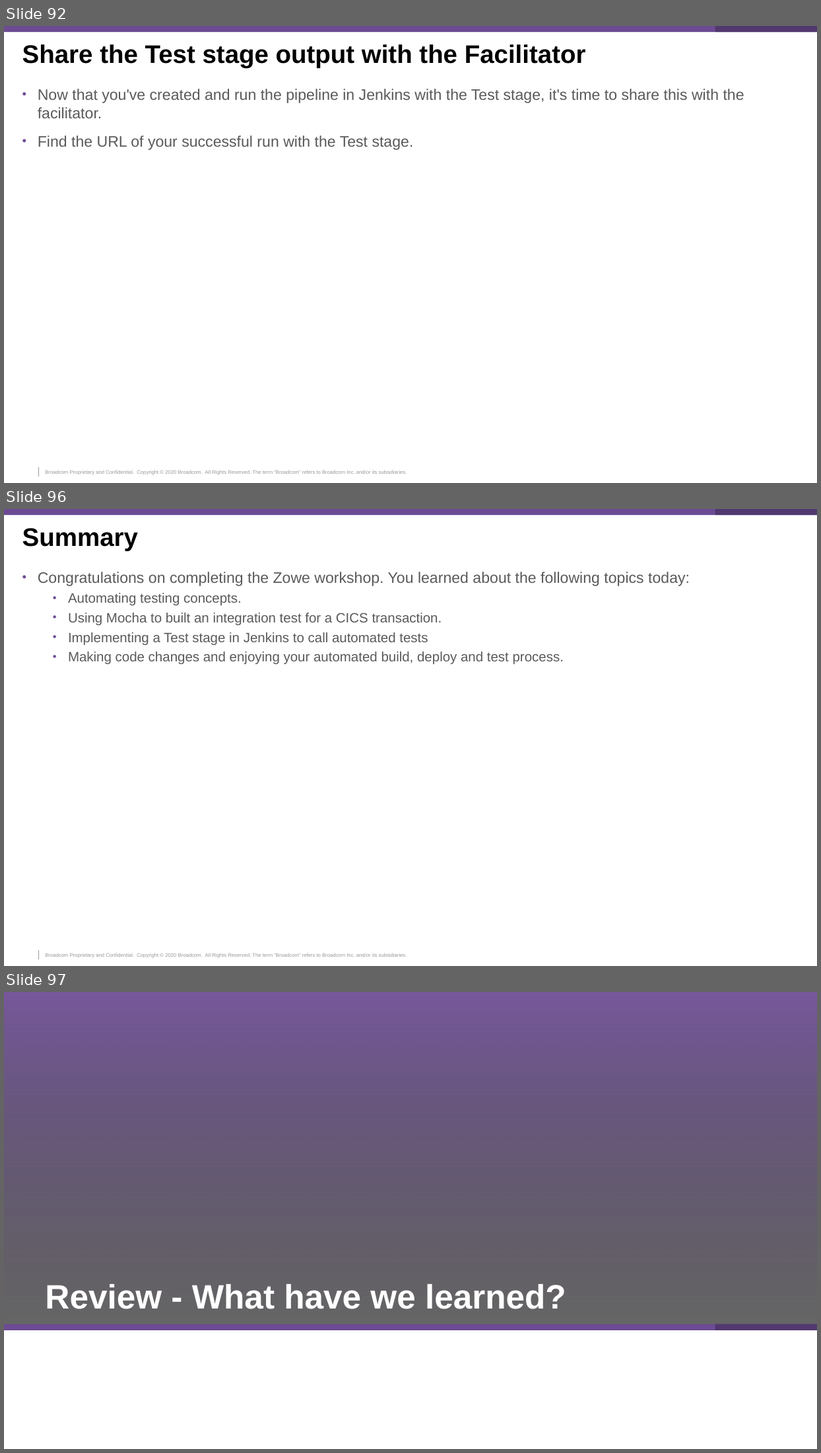
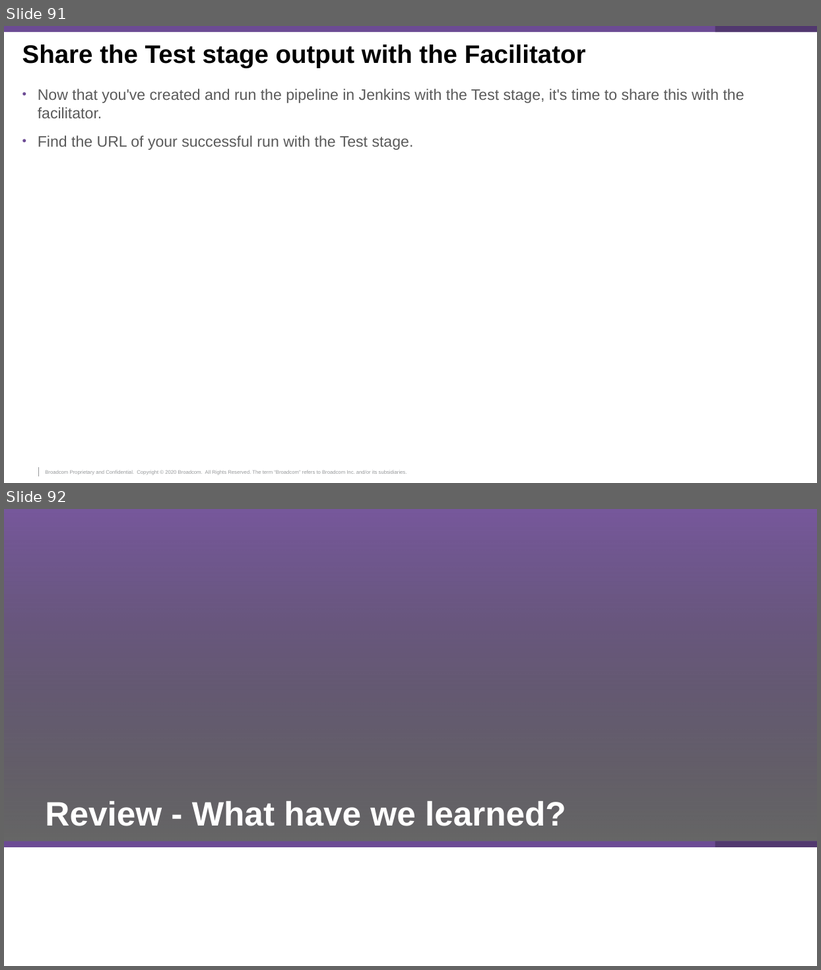
Before and after one commit to McQuitty-Broadcom/Zowe-DevOps-Example, a slide deck: .workshop/DevOps-Workshop.pptx. Shown one above the other, each under a label of ours: slides 92, 96 and 97 before the commit, slides 91 and 92 after it; the slides between them are not shown. The pictures are 821x1453 and 821x970 pixels, drawn with LibreOffice and Linux fonts; fonts in the diff are those of the drawing; background and template pictures are left out. Boxes give left, top, right and bottom in pixels: in the first picture for what was removed or moved away, otherwise in the second. Text is boxed around its words. In the diff, an @@ line names an element or a change of style, - is before the commit and + after.

```diff
--- a/.workshop/DevOps-Workshop.pptx
+++ b/.workshop/DevOps-Workshop.pptx
@@ slide 96 removed at box(4, 509, 817, 966), background #FFFFFF; not listed: 4 template elements that a slide beside it also shows @@
@@ title removed at box(22, 528, 138, 551) @@
-Summary
@@ text removed at box(38, 572, 690, 665) @@
-• Congratulations on completing the Zowe workshop. You learned about the following topics today:
-  • Automating testing concepts.
-  • Using Mocha to built an integration test for a CICS transaction.
-  • Implementing a Test stage in Jenkins to call automated tests
-  • Making code changes and enjoying your automated build, deploy and test process.
@@ what was slide 92 is now slide 91 @@
@@ what was slide 97 is now slide 92 @@
```
Also in this commit, not shown: 5 slides changed, 4 other slides removed, 1 other file.
